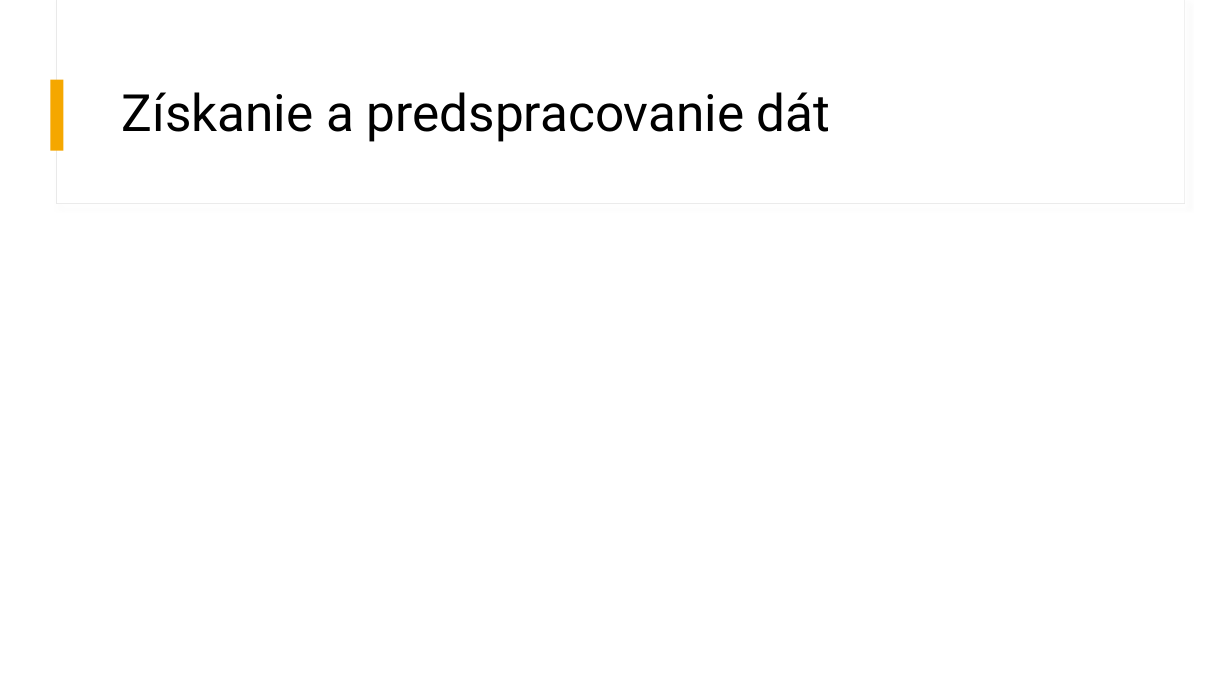
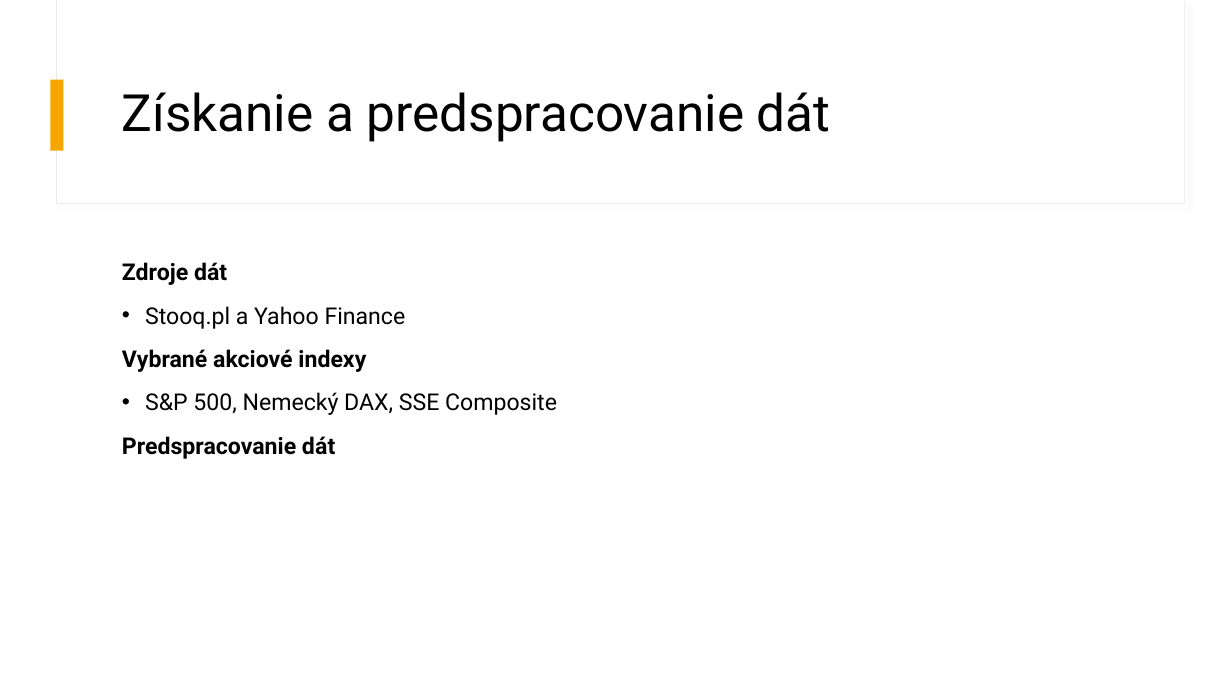
Before and after one commit to MatejLuzak/Identification-of-Patterns-of-Stock-Market-Volatility-in-the-USA-China-and-Europe-Using-AI-Methods, a slide deck: slide 6 of Identifikácia vzorov v časových radoch pre komparáciu volatility.pptx. Drawn at 1232x693 pixels with LibreOffice and Linux fonts; fonts in the diff are those of the drawing. Boxes give left, top, right and bottom in pixels: in the first picture for what was removed or moved away, otherwise in the second. Text is boxed around its words. In the diff, an @@ line names an element or a change of style, - is before the commit and + after.

```diff
--- a/Identifikácia vzorov v časových radoch pre komparáciu volatility.pptx
+++ b/Identifikácia vzorov v časových radoch pre komparáciu volatility.pptx
@@ text added at [122,262,557,459], 18 pt, text #000000 @@
+Zdroje dát
+• Stooq.pl a Yahoo Finance
+Vybrané akciové indexy
+• S&P 500, Nemecký DAX, SSE Composite
+Predspracovanie dát
```
Also in this commit, not shown: 6 other slides changed, 1 slide removed, 1 other file.
